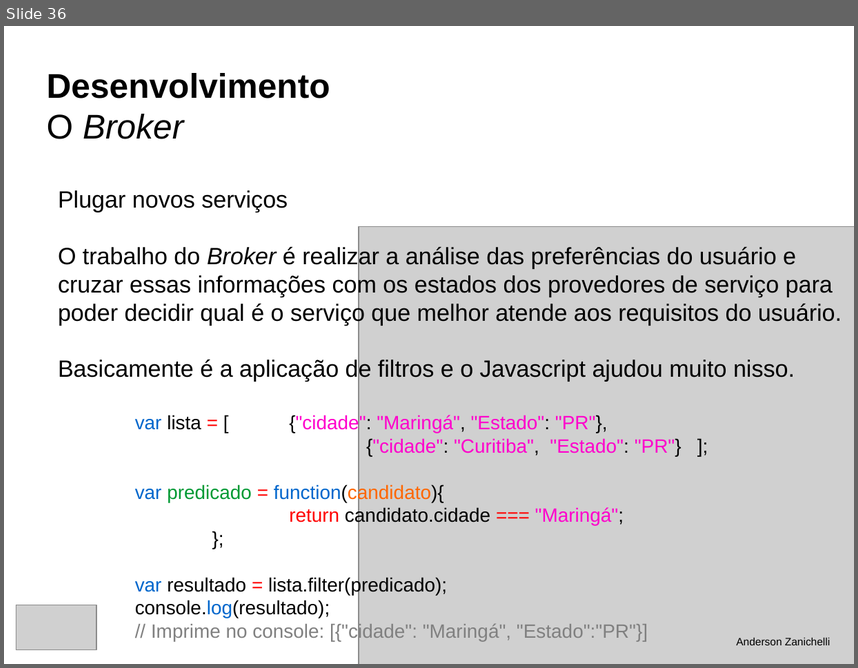
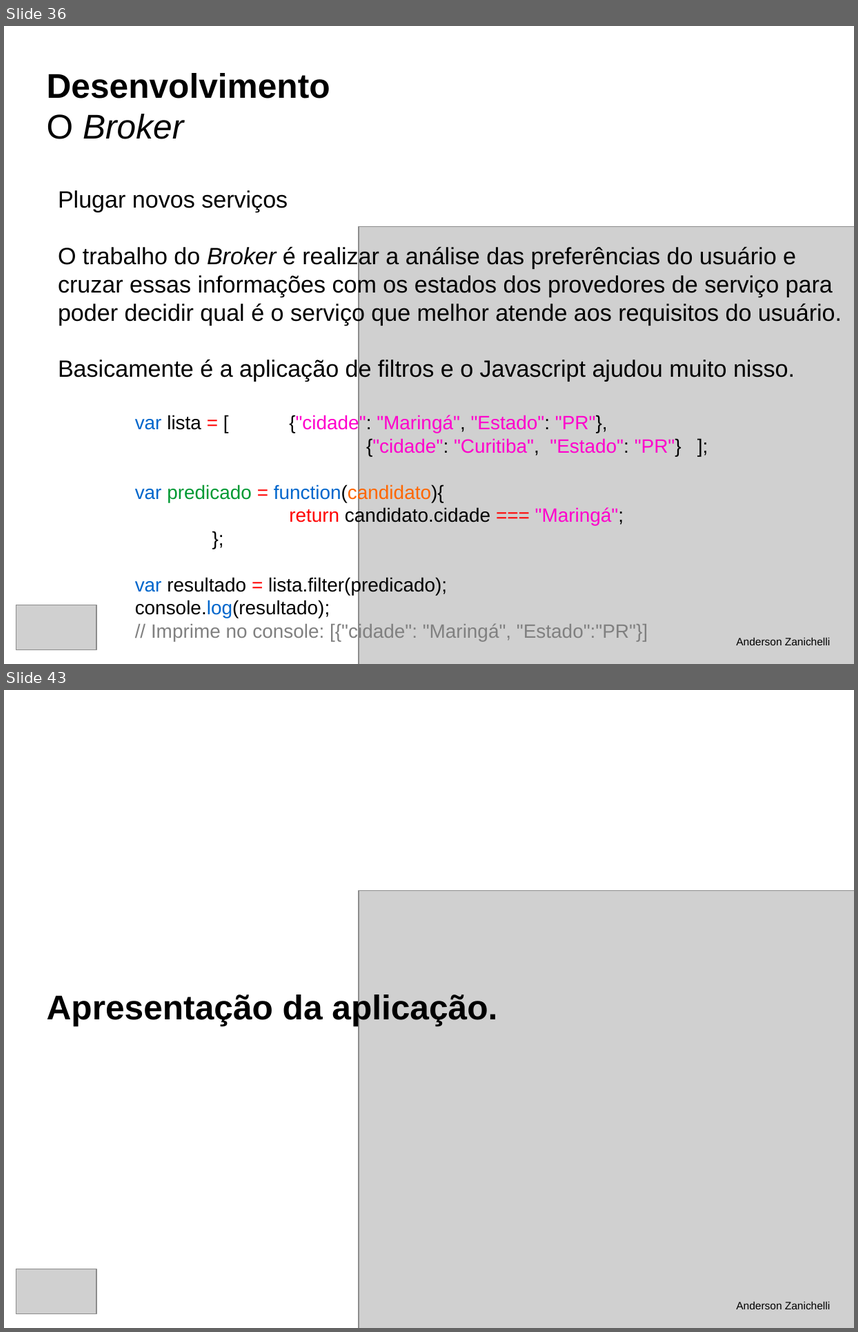
Before and after one commit to andersonzanichelli/tcc-informatica, a slide deck: defesa.odp. Shown one above the other, each under a label of ours: slide 36 before the commit, slides 36 and 43 after it; the slides between them are not shown. The pictures are 858x668 and 858x1332 pixels, drawn with LibreOffice and Linux fonts; fonts in the diff are those of the drawing; grey boxes stand for pictures. Boxes give left, top, right and bottom in pixels: in the first picture for what was removed or moved away, otherwise in the second. Text is boxed around its words. In the diff, an @@ line names an element or a change of style, - is before the commit and + after.

```diff
--- a/defesa.odp
+++ b/defesa.odp
@@ slide 43 added at (4, 690, 854, 1328), background #FFFFFF @@
@@ picture added at (359, 891, 854, 1328) @@
@@ title added at (47, 992, 497, 1025), 32 pt, text #000000, bold @@
+Apresentação da aplicação.
@@ picture added at (16, 1268, 96, 1314) @@
@@ text added at (736, 1301, 830, 1309), 10 pt, text #000000 @@
+Anderson Zanichelli
```
Also in this commit, not shown: 2 slides changed, 7 other slides added, 1 slide removed, 5 other files.
